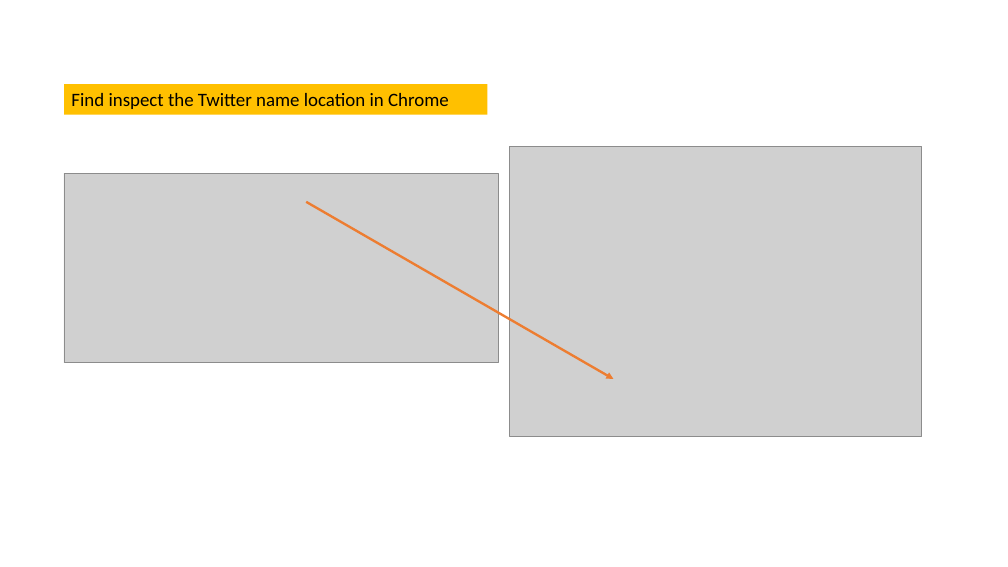
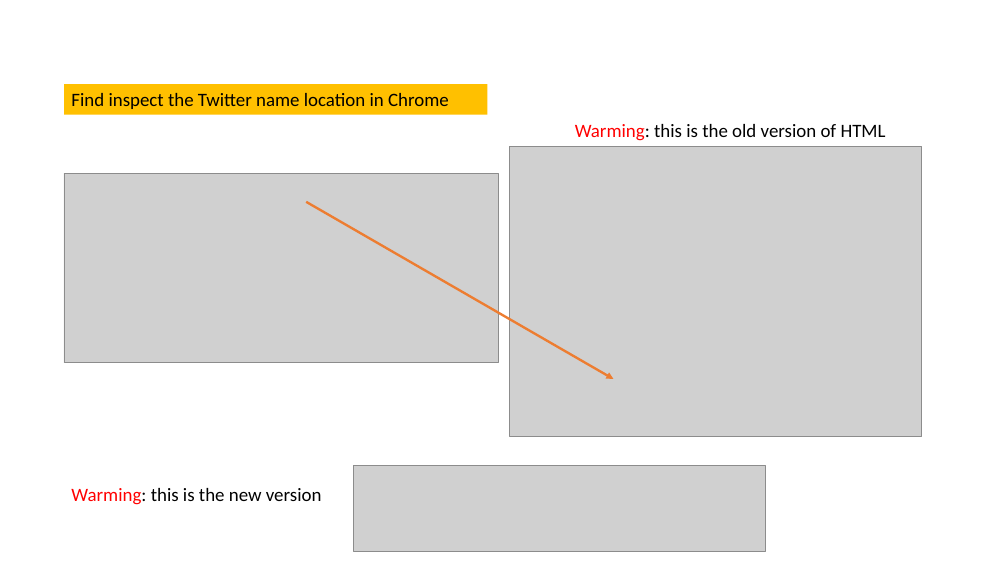
Before and after one commit to frankwxu/digital-forensics-lab, a slide deck: slide 25 of Andriod10/1_Pixel3_Image.pptx (slide 24 before the commit). Drawn at 1008x567 pixels with LibreOffice and Linux fonts; fonts in the diff are those of the drawing; grey boxes stand for pictures; background and template pictures are left out. Boxes give left, top, right and bottom in pixels: in the first picture for what was removed or moved away, otherwise in the second. Text is boxed around its words. In the diff, an @@ line names an element or a change of style, - is before the commit and + after.

```diff
--- a/Andriod10/1_Pixel3_Image.pptx
+++ b/Andriod10/1_Pixel3_Image.pptx
@@ text added at <box>575,124,886,141</box>, 18 pt, text #000000 @@
+Warming: this is the old version of HTML
@@ picture added at <box>354,466,765,551</box> @@
@@ text added at <box>71,488,322,505</box>, 18 pt, text #000000 @@
+Warming: this is the new version
```
Also in this commit, not shown: 6 other slides changed, 5 slides added, 3 other files.
